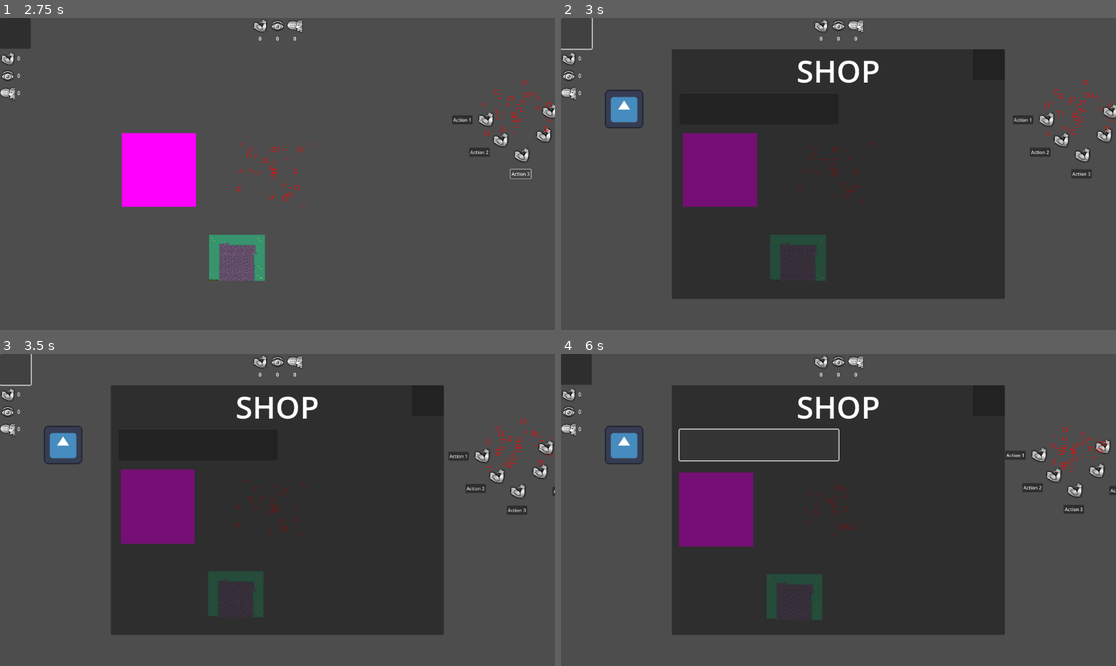
Above: before the commit, frames 1-4 (two rows, left to right).
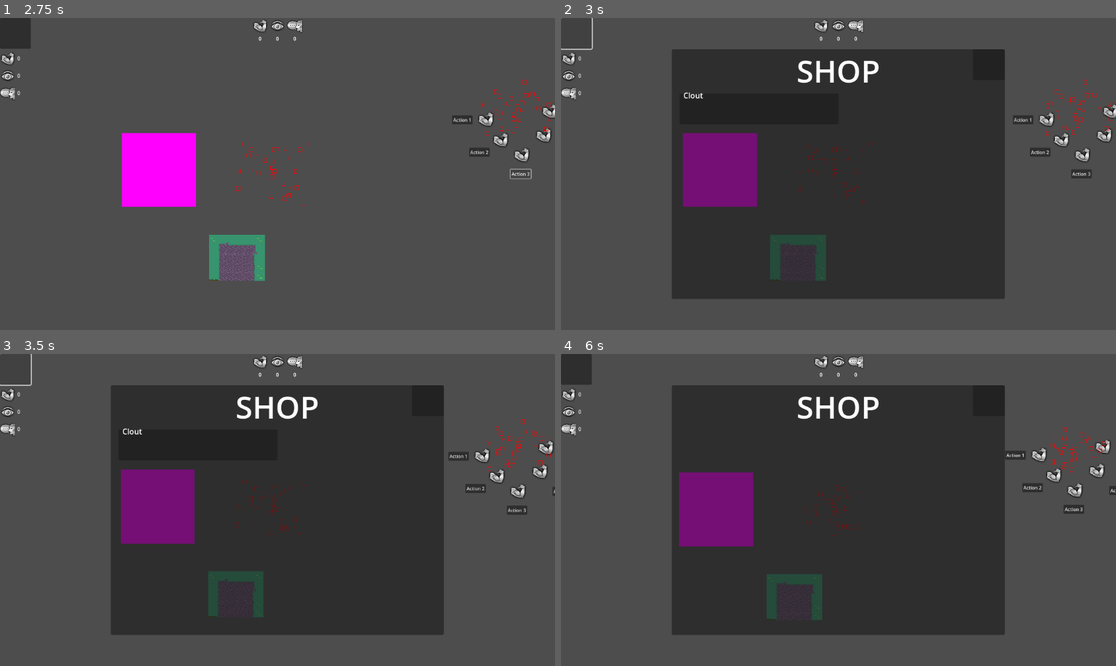
Above: after the commit, the same moments.

Repository: ketexon/ld56-team-3
Game: Godot game, scene res://game.tscn
Same seed, same stepped clock (60 frames per second), same inputs: the game is played once before the commit and once after it. The engine's default icon, where the game draws it, is replaced by a stand-in: a white triangle on a blue panel in a dark square.
Inputs (mouse positions are in pixels of both pictures, inside the frame that each line leads up to):
- Up to frame 1 (2.75 s): click "Action 1" at 0.5 s; click "Action 2" at 1.25 s; click "Action 3" at 2 s
- Up to frame 2 (3 s): click (577, 33) at 2.75 s
- Up to frame 3 (3.5 s): no input
- Up to frame 4 (6 s): click "Action 1" at 3.5 s; click "Action 2" at 4.25 s; click "Action 3" at 5 s; click (760, 444) at 5.75 s

Frame 1 is identical in both runs. In frame 2, 0.6% of the frame differs, in the area x 7-26%, y 22-36%; in frame 3, 0.6%; in frame 4, 0.9%, in the area x 7-51%, y 22-36%.
Error before the commit: Invalid access to property or key 'cost_wood' on a base object of type 'Nil'. (res://Colony/Colony.gd:110)

Commit message:
shop ui YIPEE

Diff:
--- a/Shop/ShopButton.gd
+++ b/Shop/ShopButton.gd
@@ -1,7 +1,39 @@
 class_name ShopButton
 extends Button
 
-@export var shop_item: ShopItem
+var shop_item: ShopItem
+
+@onready var item_name: Label = %ItemName
+@onready var item_icon: TextureRect = %ItemIcon
+
+@onready var cost_wood: Label = %CostWood
+@onready var cost_mushroom: Label = %CostMushroom
+@onready var cost_jewel: Label = %CostJewel
+
+@onready var min_power: Label = %MinPowerReq
+@onready var min_persuasion: Label = %MinPersuasionReq
+@onready var min_reputation: Label = %MinReputationReq
+
+@onready var power_stat_change: Label = %PowerStatChange
+@onready var persuasion_stat_change: Label = %PersuasionStatChange
+@onready var reputation_stat_change: Label = %ReputationStatChange
+@onready var attack_stat_change: Label = %AttackStatChange
+@onready var speed_stat_change: Label = %SpeedStatChange
+@onready var health_stat_change: Label = %HealthStatChange
+
+@onready var power_box: HBoxContainer = %Power
+@onready var persuasion_box: HBoxContainer = %Persuasion
+@onready var reputation_box: HBoxContainer = %Reputation
+@onready var attack_box: HBoxContainer = %Attack
+@onready var speed_box: HBoxContainer = %Speed
+@onready var health_box: HBoxContainer = %Health
+
+@onready var min_power_box: HBoxContainer = %MinPower
+@onready var min_persuasion_box: HBoxContainer = %MinPersuasion
+@onready var min_reputation_box: HBoxContainer = %MinReputation
+@onready var wood_box: HBoxContainer = %Wood
+@onready var mushroom_box: HBoxContainer = %Mushrooms
+@onready var jewel_box: HBoxContainer = %Jewels
 
 # Called when the node enters the scene tree for the first time.
 func _ready() -> void:
@@ -14,8 +46,94 @@
 
 
 
-func _on_ShopButton_pressed() -> void:
+func _on_ShopButton_pressed() -> void:#
 	if Colony.player_colony.buy_shop_item(shop_item): queue_free()
+	print("bought item")
 
 func initialize(shop_item: ShopItem) -> void:
-	pass
+	self.shop_item = shop_item
+	item_name.set_text(shop_item.name)
+	item_icon.set_texture(shop_item.texture)
+
+	# item stat changes
+
+	if shop_item.mult_power == 1:
+		if shop_item.delta_power > 0:
+			power_stat_change.set_text("+%d" % shop_item.delta_power)
+		else:
+			power_stat_change.set_text("%d" % shop_item.delta_power)
+	else:
+		power_stat_change.set_text("x%d" % shop_item.mult_power)
+
+	if shop_item.mult_persuasion == 1:
+		if shop_item.delta_persuasion > 0:
+			persuasion_stat_change.set_text("+%d" % shop_item.delta_persuasion)
+		else:
+			persuasion_stat_change.set_text("%d" % shop_item.delta_persuasion)
+	else:
+		persuasion_stat_change.set_text("x%d" % shop_item.mult_persuasion)
+
+	if shop_item.mult_reputation == 1:
+		if shop_item.delta_reputation > 0:
+			reputation_stat_change.set_text("+%d" % shop_item.delta_reputation)
+		else:
+			reputation_stat_change.set_text("%d" % shop_item.delta_reputation)
+	else:
+		reputation_stat_change.set_text("x%d" % shop_item.mult_reputation)
+
+	attack_stat_change.set_text("x%d" % shop_item.mult_attack)
+	speed_stat_change.set_text("x%d" % shop_item.mult_speed)
+	health_stat_change.set_text("x%d" % shop_item.mult_health)
+
+
+	# item requirements / cost
+
+	cost_wood.set_text("%d" % shop_item.cost_wood)
+	cost_mushroom.set_text("%d" % shop_item.cost_mushroom)
+	cost_jewel.set_text("%d" % shop_item.cost_jewel)
+
+	min_power.set_text(">%d" % shop_item.min_power)
+	min_persuasion.set_text(">%d" % shop_item.min_persuasion)
+	min_reputation.set_text(">%d" % shop_item.min_reputation)
+
+	if shop_item.delta_power != 0:
+		power_box.visible = true
+	elif shop_item.mult_power != 1:
+		power_box.visible = true
+
+	if shop_item.delta_persuasion != 0:
+		persuasion_box.visible = true
+	elif shop_item.mult_persuasion != 1:
+		persuasion_box.visible = true
+
+	if shop_item.delta_reputation != 0:
+		reputation_box.visible = true
+	elif shop_item.mult_reputation != 1:
+		reputation_box.visible = true
+
+	if shop_item.mult_attack != 1:
+		attack_box.visible = true
+
+	if shop_item.mult_speed != 1:
+		speed_box.visible = true
+
+	if shop_item.mult_health != 1:
+		health_box.visible = true
+
+	if shop_item.min_power > 0:
+		min_power_box.visible = true
+
+	if shop_item.min_persuasion > 0:
+		min_persuasion_box.visible = true
+
+	if shop_item.min_reputation > 0:
+		min_reputation_box.visible = true
+
+	if shop_item.cost_wood > 0:
+		wood_box.visible = true
+
+	if shop_item.cost_mushroom > 0:
+		mushroom_box.visible = true
+
+	if shop_item.cost_jewel > 0:
+		jewel_box.visible = true
--- a/Shop/ShopButton.tscn
+++ b/Shop/ShopButton.tscn
@@ -20,6 +20,7 @@
 theme_override_constants/separation = 8
 
 [node name="ItemIcon" type="TextureRect" parent="HBoxContainer"]
+unique_name_in_owner = true
 layout_mode = 2
 texture = ExtResource("2_qxnbc")
 expand_mode = 3
@@ -29,10 +30,10 @@
 layout_mode = 2
 theme_override_constants/separation = 16
 
-[node name="ItemName" type="VBoxContainer" parent="HBoxContainer/ItemNameAndStats"]
+[node name="ItemName" type="Label" parent="HBoxContainer/ItemNameAndStats"]
+unique_name_in_owner = true
 custom_minimum_size = Vector2(0, 32)
 layout_mode = 2
-theme_override_constants/separation = 8
 
 [node name="ItemStats" type="VBoxContainer" parent="HBoxContainer/ItemNameAndStats"]
 custom_minimum_size = Vector2(0, 32)
@@ -44,70 +45,94 @@
 theme_override_constants/separation = 16
 
 [node name="Power" type="HBoxContainer" parent="HBoxContainer/ItemNameAndStats/ItemStats/ItemStatIndividual"]
-custom_minimum_size = Vector2(32, 0)
-layout_mode = 2
-
-[node name="Label" type="Label" parent="HBoxContainer/ItemNameAndStats/ItemStats/ItemStatIndividual/Power"]
+unique_name_in_owner = true
+visible = false
+custom_minimum_size = Vector2(32, 0)
+layout_mode = 2
+
+[node name="PowerStatChange" type="Label" parent="HBoxContainer/ItemNameAndStats/ItemStats/ItemStatIndividual/Power"]
+unique_name_in_owner = true
 layout_mode = 2
 
 [node name="TextureRect" type="TextureRect" parent="HBoxContainer/ItemNameAndStats/ItemStats/ItemStatIndividual/Power"]
 custom_minimum_size = Vector2(16, 0)
 layout_mode = 2
+expand_mode = 3
 
 [node name="Persuasion" type="HBoxContainer" parent="HBoxContainer/ItemNameAndStats/ItemStats/ItemStatIndividual"]
-custom_minimum_size = Vector2(32, 0)
-layout_mode = 2
-
-[node name="Label" type="Label" parent="HBoxContainer/ItemNameAndStats/ItemStats/ItemStatIndividual/Persuasion"]
+unique_name_in_owner = true
+visible = false
+custom_minimum_size = Vector2(32, 0)
+layout_mode = 2
+
+[node name="PersuasionStatChange" type="Label" parent="HBoxContainer/ItemNameAndStats/ItemStats/ItemStatIndividual/Persuasion"]
+unique_name_in_owner = true
 layout_mode = 2
 
 [node name="TextureRect" type="TextureRect" parent="HBoxContainer/ItemNameAndStats/ItemStats/ItemStatIndividual/Persuasion"]
 custom_minimum_size = Vector2(16, 0)
 layout_mode = 2
+expand_mode = 3
 
 [node name="Reputation" type="HBoxContainer" parent="HBoxContainer/ItemNameAndStats/ItemStats/ItemStatIndividual"]
-custom_minimum_size = Vector2(32, 0)
-layout_mode = 2
-
-[node name="Label" type="Label" parent="HBoxContainer/ItemNameAndStats/ItemStats/ItemStatIndividual/Reputation"]
+unique_name_in_owner = true
+visible = false
+custom_minimum_size = Vector2(32, 0)
+layout_mode = 2
+
+[node name="ReputationStatChange" type="Label" parent="HBoxContainer/ItemNameAndStats/ItemStats/ItemStatIndividual/Reputation"]
+unique_name_in_owner = true
 layout_mode = 2
 
 [node name="TextureRect" type="TextureRect" parent="HBoxContainer/ItemNameAndStats/ItemStats/ItemStatIndividual/Reputation"]
 custom_minimum_size = Vector2(16, 0)
 layout_mode = 2
+expand_mode = 3
 
 [node name="Attack" type="HBoxContainer" parent="HBoxContainer/ItemNameAndStats/ItemStats/ItemStatIndividual"]
-custom_minimum_size = Vector2(32, 0)
-layout_mode = 2
-
-[node name="Label" type="Label" parent="HBoxContainer/ItemNameAndStats/ItemStats/ItemStatIndividual/Attack"]
+unique_name_in_owner = true
+visible = false
+custom_minimum_size = Vector2(32, 0)
+layout_mode = 2
+
+[node name="AttackStatChange" type="Label" parent="HBoxContainer/ItemNameAndStats/ItemStats/ItemStatIndividual/Attack"]
+unique_name_in_owner = true
 layout_mode = 2
 
 [node name="TextureRect" type="TextureRect" parent="HBoxContainer/ItemNameAndStats/ItemStats/ItemStatIndividual/Attack"]
 custom_minimum_size = Vector2(16, 0)
 layout_mode = 2
+expand_mode = 3
 
 [node name="Speed" type="HBoxContainer" parent="HBoxContainer/ItemNameAndStats/ItemStats/ItemStatIndividual"]
-custom_minimum_size = Vector2(32, 0)
-layout_mode = 2
-
-[node name="Label" type="Label" parent="HBoxContainer/ItemNameAndStats/ItemStats/ItemStatIndividual/Speed"]
+unique_name_in_owner = true
+visible = false
+custom_minimum_size = Vector2(32, 0)
+layout_mode = 2
+
+[node name="SpeedStatChange" type="Label" parent="HBoxContainer/ItemNameAndStats/ItemStats/ItemStatIndividual/Speed"]
+unique_name_in_owner = true
 layout_mode = 2
 
 [node name="TextureRect" type="TextureRect" parent="HBoxContainer/ItemNameAndStats/ItemStats/ItemStatIndividual/Speed"]
 custom_minimum_size = Vector2(16, 0)
 layout_mode = 2
+expand_mode = 3
 
 [node name="Health" type="HBoxContainer" parent="HBoxContainer/ItemNameAndStats/ItemStats/ItemStatIndividual"]
-custom_minimum_size = Vector2(32, 0)
-layout_mode = 2
-
-[node name="Label" type="Label" parent="HBoxContainer/ItemNameAndStats/ItemStats/ItemStatIndividual/Health"]
+unique_name_in_owner = true
+visible = false
+custom_minimum_size = Vector2(32, 0)
+layout_mode = 2
+
+[node name="HealthStatChange" type="Label" parent="HBoxContainer/ItemNameAndStats/ItemStats/ItemStatIndividual/Health"]
+unique_name_in_owner = true
 layout_mode = 2
 
 [node name="TextureRect" type="TextureRect" parent="HBoxContainer/ItemNameAndStats/ItemStats/ItemStatIndividual/Health"]
 custom_minimum_size = Vector2(16, 0)
 layout_mode = 2
+expand_mode = 3
 
 [node name="ItemCost" type="HBoxContainer" parent="HBoxContainer"]
 custom_minimum_size = Vector2(128, 64)
@@ -115,69 +140,93 @@
 theme_override_constants/separation = 16
 
 [node name="MinPower" type="HBoxContainer" parent="HBoxContainer/ItemCost"]
-custom_minimum_size = Vector2(32, 0)
-layout_mode = 2
-
-[node name="Item1Cost" type="Label" parent="HBoxContainer/ItemCost/MinPower"]
-layout_mode = 2
-
-[node name="Item1Icon" type="TextureRect" parent="HBoxContainer/ItemCost/MinPower"]
-custom_minimum_size = Vector2(16, 0)
-layout_mode = 2
+unique_name_in_owner = true
+visible = false
+custom_minimum_size = Vector2(32, 0)
+layout_mode = 2
+
+[node name="MinPowerReq" type="Label" parent="HBoxContainer/ItemCost/MinPower"]
+unique_name_in_owner = true
+layout_mode = 2
+
+[node name="PowerIcon" type="TextureRect" parent="HBoxContainer/ItemCost/MinPower"]
+custom_minimum_size = Vector2(16, 0)
+layout_mode = 2
+expand_mode = 3
 
 [node name="MinPersuasion" type="HBoxContainer" parent="HBoxContainer/ItemCost"]
-custom_minimum_size = Vector2(32, 0)
-layout_mode = 2
-
-[node name="Item2Cost" type="Label" parent="HBoxContainer/ItemCost/MinPersuasion"]
-layout_mode = 2
-
-[node name="Item2Icon" type="TextureRect" parent="HBoxContainer/ItemCost/MinPersuasion"]
-custom_minimum_size = Vector2(16, 0)
-layout_mode = 2
+unique_name_in_owner = true
+visible = false
+custom_minimum_size = Vector2(32, 0)
+layout_mode = 2
+
+[node name="MinPersuasionReq" type="Label" parent="HBoxContainer/ItemCost/MinPersuasion"]
+unique_name_in_owner = true
+layout_mode = 2
+
+[node name="PersuasionIcon" type="TextureRect" parent="HBoxContainer/ItemCost/MinPersuasion"]
+custom_minimum_size = Vector2(16, 0)
+layout_mode = 2
+expand_mode = 3
 
 [node name="MinReputation" type="HBoxContainer" parent="HBoxContainer/ItemCost"]
-custom_minimum_size = Vector2(32, 0)
-layout_mode = 2
-
-[node name="Item3Cost" type="Label" parent="HBoxContainer/ItemCost/MinReputation"]
-layout_mode = 2
-
-[node name="Item3Icon" type="TextureRect" parent="HBoxContainer/ItemCost/MinReputation"]
-custom_minimum_size = Vector2(16, 0)
-layout_mode = 2
+unique_name_in_owner = true
+visible = false
+custom_minimum_size = Vector2(32, 0)
+layout_mode = 2
+
+[node name="MinReputationReq" type="Label" parent="HBoxContainer/ItemCost/MinReputation"]
+unique_name_in_owner = true
+layout_mode = 2
+
+[node name="ReputationIcon" type="TextureRect" parent="HBoxContainer/ItemCost/MinReputation"]
+custom_minimum_size = Vector2(16, 0)
+layout_mode = 2
+expand_mode = 3
 
 [node name="Wood" type="HBoxContainer" parent="HBoxContainer/ItemCost"]
-custom_minimum_size = Vector2(32, 0)
-layout_mode = 2
-
-[node name="Item3Cost" type="Label" parent="HBoxContainer/ItemCost/Wood"]
-layout_mode = 2
-
-[node name="Item3Icon" type="TextureRect" parent="HBoxContainer/ItemCost/Wood"]
-custom_minimum_size = Vector2(16, 0)
-layout_mode = 2
+unique_name_in_owner = true
+visible = false
+custom_minimum_size = Vector2(32, 0)
+layout_mode = 2
+
+[node name="CostWood" type="Label" parent="HBoxContainer/ItemCost/Wood"]
+unique_name_in_owner = true
+layout_mode = 2
+
+[node name="WoodIcon" type="TextureRect" parent="HBoxContainer/ItemCost/Wood"]
+custom_minimum_size = Vector2(16, 0)
+layout_mode = 2
+expand_mode = 3
 
 [node name="Mushrooms" type="HBoxContainer" parent="HBoxContainer/ItemCost"]
-custom_minimum_size = Vector2(32, 0)
-layout_mode = 2
-
-[node name="Item3Cost" type="Label" parent="HBoxContainer/ItemCost/Mushrooms"]
-layout_mode = 2
-
-[node name="Item3Icon" type="TextureRect" parent="HBoxContainer/ItemCost/Mushrooms"]
-custom_minimum_size = Vector2(16, 0)
-layout_mode = 2
+unique_name_in_owner = true
+visible = false
+custom_minimum_size = Vector2(32, 0)
+layout_mode = 2
+
+[node name="CostMushroom" type="Label" parent="HBoxContainer/ItemCost/Mushrooms"]
+unique_name_in_owner = true
+layout_mode = 2
+
+[node name="MushroomsIcon" type="TextureRect" parent="HBoxContainer/ItemCost/Mushrooms"]
+custom_minimum_size = Vector2(16, 0)
+layout_mode = 2
+expand_mode = 3
 
 [node name="Jewels" type="HBoxContainer" parent="HBoxContainer/ItemCost"]
-custom_minimum_size = Vector2(32, 0)
-layout_mode = 2
-
-[node name="Item3Cost" type="Label" parent="HBoxContainer/ItemCost/Jewels"]
-layout_mode = 2
-
-[node name="Item3Icon" type="TextureRect" parent="HBoxContainer/ItemCost/Jewels"]
-custom_minimum_size = Vector2(16, 0)
-layout_mode = 2
+unique_name_in_owner = true
+visible = false
+custom_minimum_size = Vector2(32, 0)
+layout_mode = 2
+
+[node name="CostJewel" type="Label" parent="HBoxContainer/ItemCost/Jewels"]
+unique_name_in_owner = true
+layout_mode = 2
+
+[node name="JewelsIcon" type="TextureRect" parent="HBoxContainer/ItemCost/Jewels"]
+custom_minimum_size = Vector2(16, 0)
+layout_mode = 2
+expand_mode = 3
 
 [connection signal="pressed" from="." to="." method="_on_ShopButton_pressed"]
--- a/Shop/ShopItem.gd
+++ b/Shop/ShopItem.gd
@@ -9,13 +9,17 @@
 @export var cost_jewel: int
 
 @export var min_power: int
+@export var min_persuasion: int
+@export var min_reputation: int
+
 @export var delta_power: int
+@export var delta_persuasion: int
+@export var delta_reputation: int
+
 @export var mult_power: int = 1
+@export var mult_persuasion: int = 1
+@export var mult_reputation: int = 1
 
-@export var min_persuasion: int
-@export var delta_persuasion: int
-@export var mult_persuasion: int = 1
-
-@export var min_reputation: int
-@export var delta_reputation: int
-@export var mult_reputation: int = 1
+@export var mult_attack: int = 1
+@export var mult_speed: int = 1
+@export var mult_health: int = 1
--- a/Shop/ShopItem/clout.tres
+++ b/Shop/ShopItem/clout.tres
@@ -4,16 +4,19 @@
 
 [resource]
 script = ExtResource("1_7ptu5")
-name = ""
+name = "Clout"
 cost_wood = 0
 cost_mushroom = 0
 cost_jewel = 0
 min_power = 0
+min_persuasion = 0
+min_reputation = 0
 delta_power = 0
+delta_persuasion = 0
+delta_reputation = 0
 mult_power = 1
-min_persuasion = 0
-delta_persuasion = 0
 mult_persuasion = 1
-min_reputation = 0
-delta_reputation = 0
 mult_reputation = 1
+mult_attack = 1
+mult_speed = 1
+mult_health = 1
